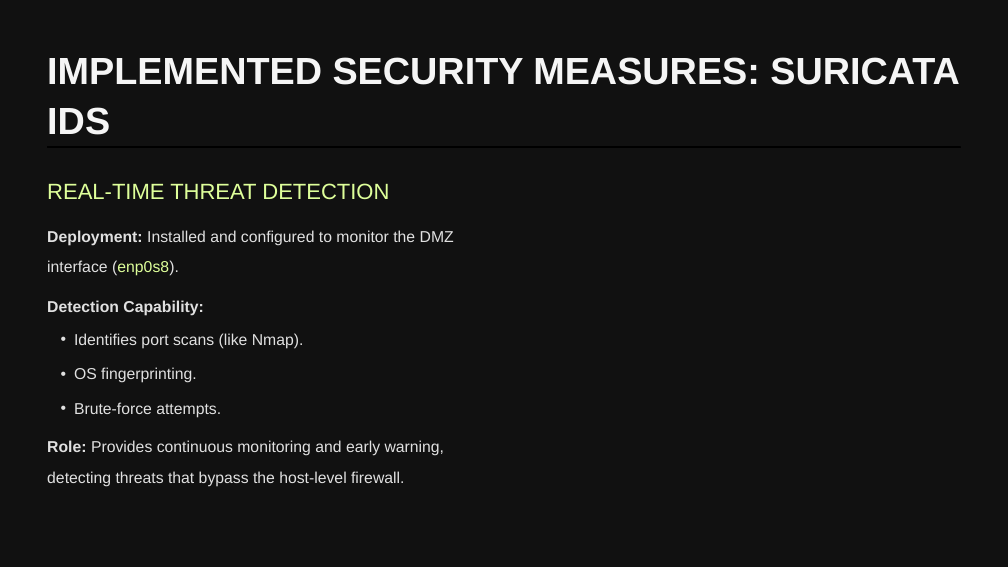
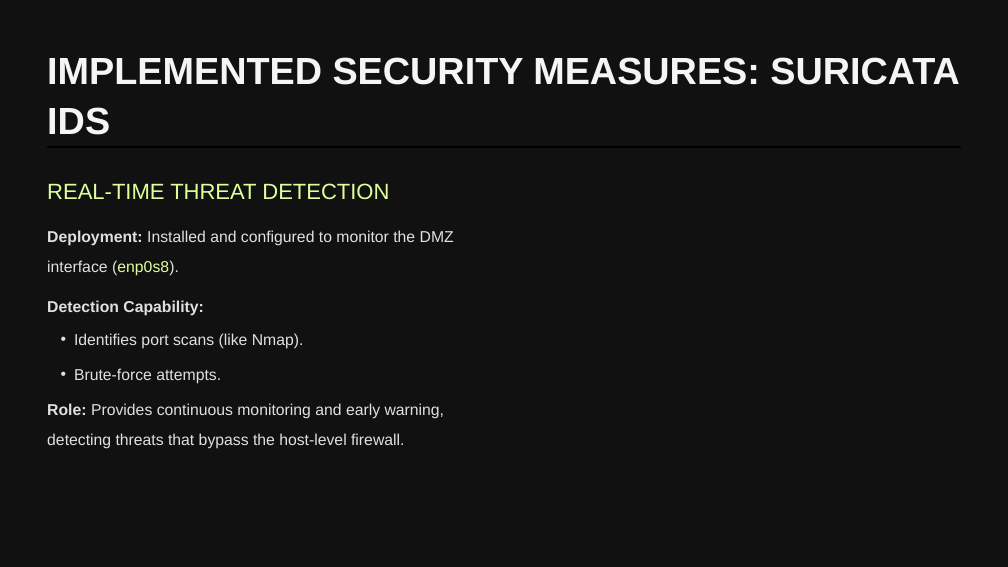
Before and after one commit to PatrickRogersSCSJ2100424/Cyber-Security-Report, a slide deck: slide 5 of SCSJ2100424_Presentation Slide_Sept-Dec 2025.pptx (slide 6 before the commit). Drawn at 1008x567 pixels with LibreOffice and Linux fonts; fonts in the diff are those of the drawing; background and template pictures are left out. Boxes give left, top, right and bottom in pixels: in the first picture for what was removed or moved away, otherwise in the second. Text is boxed around its words. In the diff, an @@ line names an element or a change of style, - is before the commit and + after.

```diff
--- a/SCSJ2100424_Presentation Slide_Sept-Dec 2025.pptx
+++ b/SCSJ2100424_Presentation Slide_Sept-Dec 2025.pptx
@@ text "Brute-force attempts.": place and size @@
-text "Brute-force attempts." at box(74, 402, 221, 418)
+text "Brute-force attempts." at box(74, 368, 221, 384)
@@ text "Role: Provides continuous monitoring and ...": place and size @@
-text "Role: Provides continuous monitoring and ..." at box(47, 440, 445, 487)
+text "Role: Provides continuous monitoring and ..." at box(47, 403, 445, 449)
@@ text removed at box(74, 367, 197, 383) @@
-  • OS fingerprinting.
```
Also in this commit, not shown: 1 other slide changed, 1 slide removed, 2 other files.
